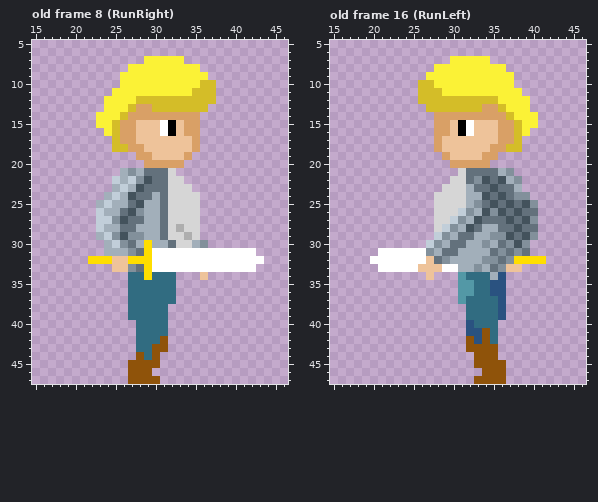
Two versions of one pixel-art file, assets/textures/actors/kevin/kevin.ase. That is the earlier state.
64x48 pixels, 18 frames. Shown: old frame 8 (RunRight): x 15..46, y 5..47; old frame 16 (RunLeft): x 15..46, y 5..47. The commit also changed other frames, which this record leaves out.
And afterwards:
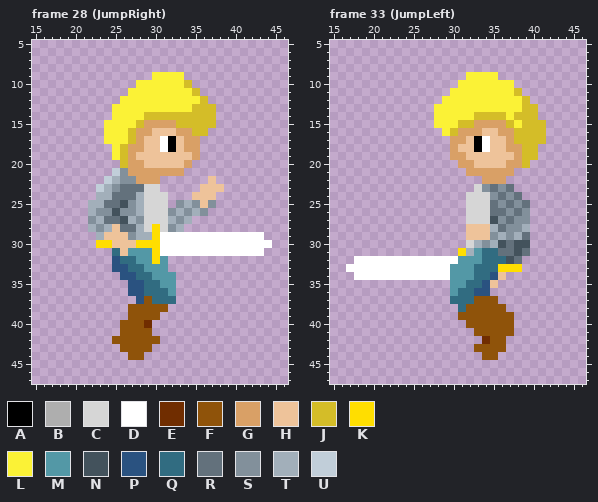
Palette (. is transparent): A #000000  B #aeaeae  C #d6d6d6  D #ffffff  E #702d00  F #8f530a  G #d9a066  H #eec39a  J #d4bd28  K #ffde00  L #fbf236  M #5398a6  N #43525c  P #2a5280  Q #316c81  R #63717c  S #82909b  T #a2afba  U #c1ced9
A new or re-ordered frame is compared with the old frame closest to it.
Commit message: Added 'Jump' animation Added sprint function to player
The exact change:
frames 18 -> 42
layer "Kevin Jump/Back Hand" added
layer "Kevin Jump/Back Sword" added
layer "Kevin Jump/Back Leg" added
layer "Kevin Jump/Chest & Torso" added
layer "Kevin Jump/Front Leg" added
layer "Kevin Jump/Neck" added
layer "Kevin Jump/Head" added
layer "Kevin Jump/Eyes" added
layer "Kevin Jump/Hair" added
layer "Kevin Jump/Front Hand" added
layer "Kevin Jump/Front Sword" added
--- frame 28 (JumpRight) is new; against old frame 8 (RunRight)
@@ x 15..46 @@
  6 ................................
- 7 ..............LLLLL.............
- 8 ............LLLLLLLLL...........
- 9 ...........LLLLLLLLLLL..........
-10 ...........LLLLLLLLLLJJ.........
-11 ..........LLLLLLLLLLJJJ.........
-12 .........LLLLJJJJJJJJJJ.........
-13 .........LLLJGGJJJJJJJ..........
-14 ........LLLJGGGGGGGGG...........
-15 ........LLJGGHHHDAHGG...........
-16 .........LJGGHHHDAHGG...........
-17 ..........JGGHHHHHHHG...........
-18 ..........JJGGHHHHHHG...........
-19 .............GGHHHHG............
-20 ..............GGGGG.............
-21 ...........TSTRRRC..............
-22 ..........UTUSNRRCC.............
-23 ..........TUTNRRRCCC............
-24 .........TUTNRRTRCCCC...........
-25 ........TUTTRNTTRCCCC...........
-26 ........UTTRNSTTRCCCC...........
-27 ........UUSNRRTTRCCCC...........
-28 ........UTTRRTTTRCBCC...........
-29 ........TUSNSSTTRCCBC...........
-30 .........TUSRTKTTRCCTS..........
-31 .........TTTSRKDDDDDDDDDDDDD....
-32 .......KKKHHKKKDDDDDDDDDDDDDD...
-33 ..........HHSRKDDDDDDDDDDDDD....
-34 ............QQKQQQ...H..........
-35 ............QQQQQQ..............
-36 ............QQQQQQ..............
-37 ............QQQQQQ..............
-38 ............QQQQQ...............
-39 ............QQQQQ...............
-40 .............QQQQ...............
-41 .............QQQQ...............
-42 .............QQQF...............
-43 .............QQFF...............
-44 .............FQF................
-45 ............FFFF................
-46 ............FFF.................
-47 ............FFFF................
+ 7 ................................
+ 8 ................................
+ 9 ...............LLLL.............
+10 .............LLLLLLJ............
+11 ............LLLLLLLLJ...........
+12 ...........LLLLLLLLLLJ..........
+13 ..........LLLLLLLLLLJJJ.........
+14 ..........LLLLJJJJJJJJJ.........
+15 .........LLLLJGGGGJJJJJ.........
+16 .........LLLJGGHHHGGJJ..........
+17 .........LLLJGHHDAHGG...........
+18 ..........LJGGHHDAHGG...........
+19 ..........LJGHHHHHHHG...........
+20 ...........JGGHHHHHG............
+21 ..........USGGGGGGG.............
+22 .........UTSSGGG......H.........
+23 ........UTSRRRCC.....HHH........
+24 ........TTRRRTCCC...HHH.........
+25 .......TTRRNSTCCC.STSHS.........
+26 .......TSSNSSTCCCSTSTS..........
+27 .......STRRNTSCCCTST............
+28 .......TSTHRRTCKCST.............
+29 ........THHHSTTKDDDDDDDDDDDDD...
+30 ........KKHHHKKKDDDDDDDDDDDDDD..
+31 ..........QHMMMKDDDDDDDDDDDDD...
+32 ..........PQQMMKM...............
+33 ..........PPQQMMM...............
+34 ...........PPQQMMM..............
+35 ............PPQQMM..............
+36 ............PPQQQM..............
+37 .............PFQQQ..............
+38 ............FFFFF...............
+39 ............FFFF................
+40 ...........FFFE.................
+41 ...........FFFF.................
+42 ..........FFFFFF................
+43 ...........FFFF.................
+44 ............FF..................
+45 ................................
+46 ................................
+47 ................................
--- frame 33 (JumpLeft) is new; against old frame 16 (RunLeft)
@@ x 15..46 @@
  6 ................................
- 7 ...............LLLLL............
- 8 .............LLLLLLLLL..........
- 9 ............LLLLLLLLLLL.........
-10 ...........JJLLLLLLLLLL.........
-11 ...........JJJLLLLLLLLLL........
-12 ...........JJJJJJJJJJLLLL.......
-13 ............JJJJJJJGGJLLL.......
-14 .............GGGGGGGGGJLLL......
-15 .............GGHADHHHGGJLL......
-16 .............GGHADHHHGGJL.......
-17 .............GHHHHHHHGGJ........
-18 .............GHHHHHHGGJJ........
-19 ..............GHHHHGG...........
-20 ...............GGGGG............
-21 ................CRRRRTS.........
-22 ...............CCRSNRNTS........
-23 ..............CCCTRRNRRT........
-24 .............CCCCTTNRNRSS.......
-25 .............CCCCTSRNRNRNS......
-26 .............CCCUSTNSNRNRR......
-27 .............CCUSTNRRRNRNS......
-28 .............CUSTNRTTRRNRR......
-29 .............USTRRTTSSNRNS......
-30 ............USTRRTTSTRSNS.......
-31 ......DDDDDDSTRRTTTTRSRSR.......
-32 .....DDDDDDDHRSTTTTSSRSKKKK.....
-33 ......DDDDDHHHDDTTSTRSHH........
-34 ............H...MQQQTP..........
-35 ................MMQQPP..........
-36 ................MMQQPP..........
-37 ................MQQQQP..........
-38 .................QQQQP..........
-39 .................QQQQP..........
-40 .................PQQQ...........
-41 .................PPFQ...........
-42 .................FPFQ...........
-43 .................FFFF...........
-44 ..................FFF...........
-45 ..................FFFF..........
-46 ...................FFF..........
-47 ..................FFFF..........
+ 7 ................................
+ 8 ................................
+ 9 .................LLLL...........
+10 ................LLLLLLL.........
+11 ...............LLLLLLLLJ........
+12 ..............LLLLLLLLLLJ.......
+13 .............LLLLLLLLLLLJJ......
+14 .............LLLLLJJJJLJJJ......
+15 .............LLLJJGGGGJLJJJ.....
+16 ..............LJGGGHHGGJJJJ.....
+17 ...............GGHADHHGJJJJ.....
+18 ...............GHHADHHGGJJ......
+19 ...............GGHHHHHHGJJ......
+20 ................GGHHHHGGJ.......
+21 .................GGGGGG.........
+22 ...................GGG..........
+23 ..................CSRSR.........
+24 .................CCCSRSR........
+25 .................CCCRSRSR.......
+26 .................CCCRRSRS.......
+27 .................CCCNSRSS.......
+28 .................HHHTRSST.......
+29 .................HHHSTSTR.......
+30 .................CTSTNRNN.......
+31 ................KTMQQRRNR.......
+32 ...DDDDDDDDDDDDDMMMQQQNR........
+33 ..DDDDDDDDDDDDDMMMQQQKKK........
+34 ...DDDDDDDDDDDDMMMQQPH..........
+35 ...............MMQQPH...........
+36 ...............MQQPP............
+37 ...............QQQFFF...........
+38 ................QFFFFF..........
+39 ................FFFFFFF.........
+40 .................FFFFFF.........
+41 ..................FFFFF.........
+42 ...................EFF..........
+43 ..................FFFF..........
+44 ...................FF...........
+45 ................................
+46 ................................
+47 ................................
Changed places in both pictures, as pixel boxes (x1, y1, x2, y2):
changed: (88, 56, 272, 384)
changed: (346, 56, 546, 384)
